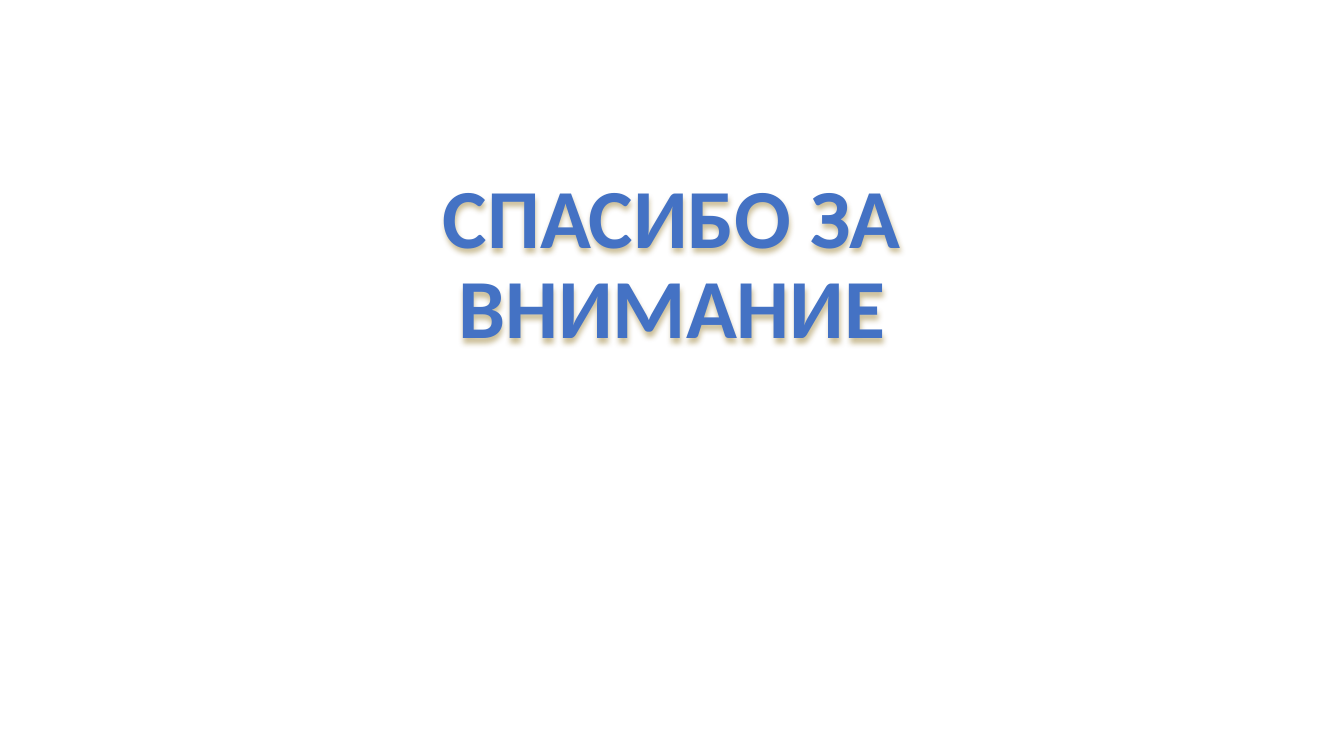
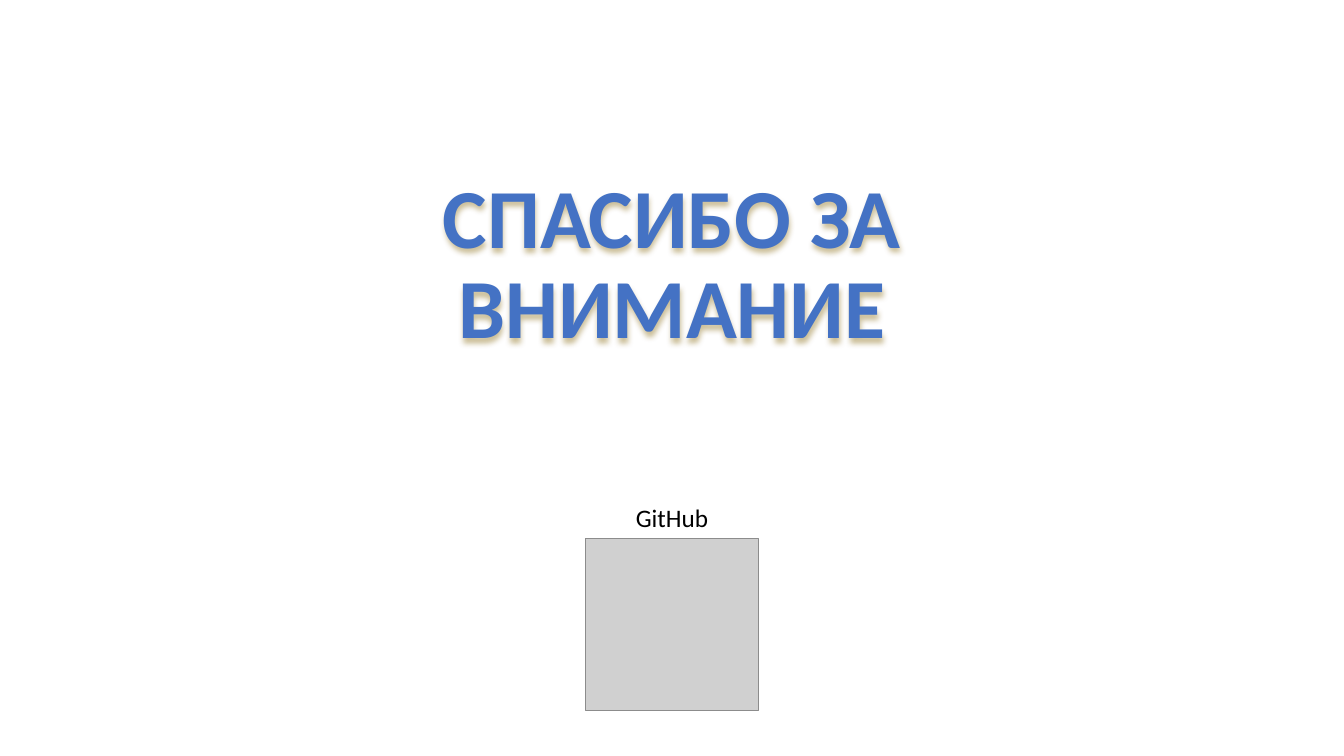
Before and after one commit to RaneKup/AQIbot, a slide deck: slide 10 of Air Project.pptx (slide 11 before the commit). Drawn at 1344x756 pixels with LibreOffice and Linux fonts; fonts in the diff are those of the drawing; grey boxes stand for pictures; background and template pictures are left out. Boxes give left, top, right and bottom in pixels: in the first picture for what was removed or moved away, otherwise in the second. Text is boxed around its words. In the diff, an @@ line names an element or a change of style, - is before the commit and + after.

```diff
--- a/Air Project.pptx
+++ b/Air Project.pptx
@@ text added at bbox=[636, 509, 708, 527], 18 pt, text #000000 @@
+GitHub
@@ picture added at bbox=[586, 538, 758, 711] @@
```
Also in this commit, not shown: 3 other slides changed, 1 slide added, 2 slides removed.
